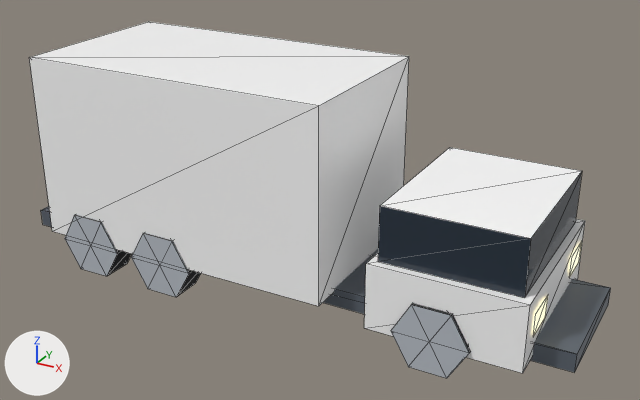
Two versions of the glTF model public/models/props/truck_box.glb, one commit apart.
The view is the same before and after, from a camera (50 mm lens) standing at (0.455, -0.781, 0.5) and looking at (0.023, 0.003, 0.108). Every picture has the same lights, and +X, +Y and +Z are marked at lower left. The picture after the commit comes second. Mesh edges are drawn as thin lines. Vertices at exactly the same position are counted once.

Before the edit, the objects in view are built like this:
```python
me_truck_box = bpy.data.meshes.new('truck_box')
me_truck_box.from_pydata(...)  # 132 vertices, 192 faces; spans x -0.33..0.33, y -0.104..0.104, z 0.005..0.254
# faces by material slot: [22, 8, 10, 4, 4, 72, 72]
me_truck_box.materials.append(mat_car_body)
me_truck_box.materials.append(mat_car_glass)
me_truck_box.materials.append(mat_metal_dark)
me_truck_box.materials.append(mat_glow_head)
me_truck_box.materials.append(mat_glow_tail)
me_truck_box.materials.append(mat_tire)
me_truck_box.materials.append(mat_rim)
ob_truck_box = bpy.data.objects.new('truck_box', me_truck_box)
ob_truck_box.location = (0.0, 0.0, 0.0)
```
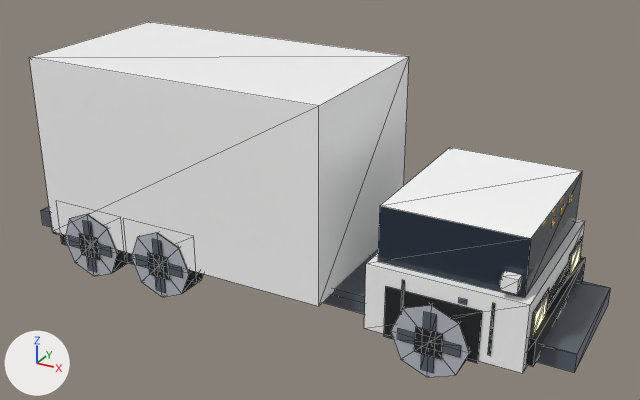
Patch to the scene script:
```diff
--- a/public/models/props/truck_box.glb.py
+++ b/public/models/props/truck_box.glb.py
@@ mat_white @@
+mat_white = bpy.data.materials.new('white')
+# nodes: BsdfPrincipled, Mix, OutputMaterial, VertexColor
+# colours: white #f1eee6, mixed with the vertex colours
@@ mat_black @@
+mat_black = bpy.data.materials.new('black')
+# nodes: BsdfPrincipled, Mix, OutputMaterial, VertexColor
+# colours: black #1b1d22, mixed with the vertex colours
@@ mat_glow_sign @@
+mat_glow_sign = bpy.data.materials.new('glow_sign')
+# nodes: BsdfPrincipled, Mix, OutputMaterial, VertexColor
+# colours: orange #ffc94d, orange #f5c04a, mixed with the vertex colours
@@ me_truck_box @@
-me_truck_box.from_pydata(...)  # 132 vertices, 192 faces; spans x -0.33..0.33, y -0.104..0.104, z 0.005..0.254
+me_truck_box.from_pydata(...)  # 372 vertices, 372 faces; spans x -0.33..0.33, y -0.106..0.106, z 0.0..0.254
+# me_truck_box part 1: the loose piece of 8 vertices spanning x 0.13..0.29, y -0.1..0.1, z 0.032..0.104 is copied, and the copy is scaled about its middle by (0.1, 0.06, 0.196), then moved by (0.06, -0.095, 0.051); it spans x 0.262..0.278, y -0.101..-0.089, z 0.112..0.125
+# me_truck_box part 2: the loose piece of 8 vertices spanning x 0.13..0.29, y -0.1..0.1, z 0.032..0.104 is copied, and the copy is scaled about its middle by (0.0875, 0.92, 0.392), then moved by (0.08, 0.0, -0.017), in mat_black; it spans x 0.283..0.297, y -0.092..0.092, z 0.037..0.065
+# me_truck_box part 3
+# 48 faces are deleted
+# 12 vertices in x -0.2..0.22, y -0.104..0.104, z 0.075 move by (0.008, 0.0, -0.007)
+# 12 vertices in x -0.24..0.18, y -0.104..0.104, z 0.075 move by (-0.008, 0.0, -0.007)
+# 12 vertices in x -0.24..0.18, y -0.104..0.104, z 0.005 move by (-0.008, 0.0, 0.007)
+# 12 vertices in x -0.2..0.22, y -0.104..0.104, z 0.005 move by (0.008, 0.0, 0.007)
+# 118 vertices are added at x -0.288..0.298, y -0.106..0.106, z 0.008..0.232
+# 12 new vertices lie (-0.028, 0.0, 0.012) away from vertices in x -0.2..0.22, y -0.104..0.104, z 0.075
+# 12 new vertices lie (0.028, 0.0, -0.012) away from vertices in x -0.24..0.18, y -0.104..0.104, z 0.005
+# 12 new vertices lie (0.096, 0.0, 0.0) away from vertices in x -0.268..0.152, y -0.101..0.101, z 0.03..0.086
+# 12 new vertices lie (0.064, 0.0, 0.0) away from vertices in x -0.252..0.168, y -0.105..0.105, z 0.034..0.046
+# 12 new vertices lie (0.028, 0.0, 0.0) away from vertices in x -0.234..0.186, y -0.106..0.106, z 0.026..0.054
+# 12 new vertices lie (0.012, 0.0, 0.0) away from vertices in x -0.226..0.194, y -0.105..0.105, z 0.008..0.072
+# 10 new vertices lie (0.0, 0.0, 0.008) away from vertices in x -0.282..0.286, y -0.035..0.035, z 0.143..0.15
+# 8 new vertices lie (0.0, 0.052, 0.0) away from vertices in x -0.281..0.291, y -0.09..0.038, z 0.058..0.091
+# 4 new faces join them, mat_car_glass
+# 44 new faces join them, mat_black
+# 34 new faces join them, mat_metal_dark
+# 4 new faces join them, mat_white
+# 6 new faces join them, mat_glow_sign
+# 48 new faces join them, mat_tire
+# 48 new faces join them, mat_rim
+# other edits to the shape of me_truck_box do not show in these pictures
 me_truck_box.materials.append(mat_car_body)
@@ me_truck_box @@
 me_truck_box.materials.append(mat_rim)
+me_truck_box.materials.append(mat_black)
+me_truck_box.materials.append(mat_white)
+me_truck_box.materials.append(mat_glow_sign)
```

Location of each change, (x1, y1, x2, y2) in pixels of the pictures (640 x 400 px):
'truck_box', reshaped: before (29, 22, 611, 378); after (29, 22, 611, 377)
part 1 of me_truck_box, added: after (500, 271, 522, 294)
part 2 of me_truck_box, added: after (526, 256, 586, 366)
part 3 of me_truck_box, built on: before (65, 215, 471, 378); after (61, 194, 583, 377)
